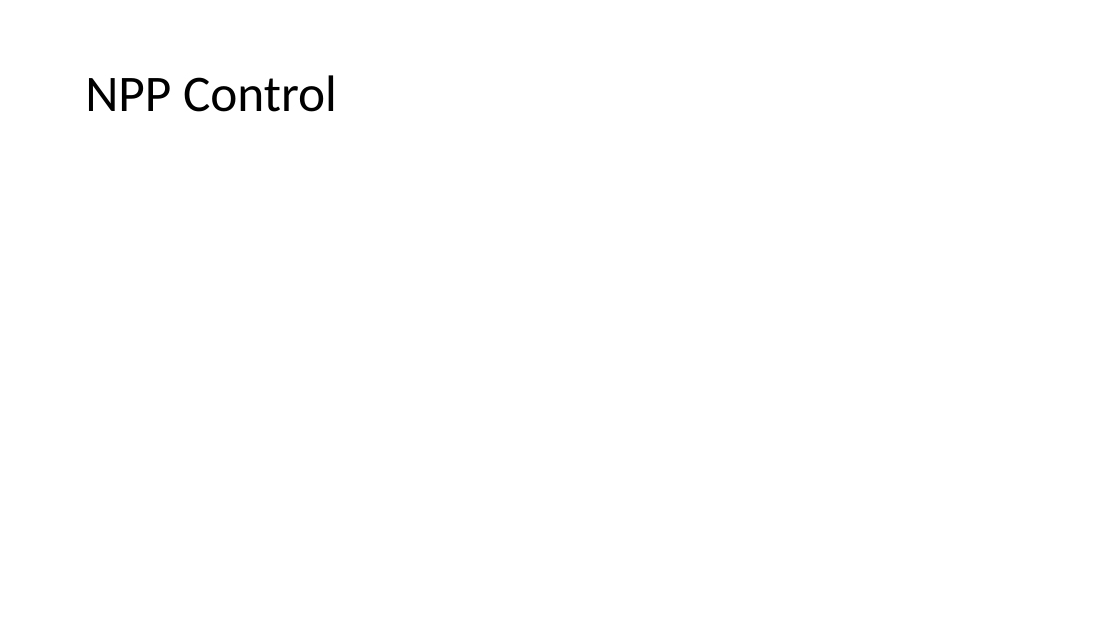
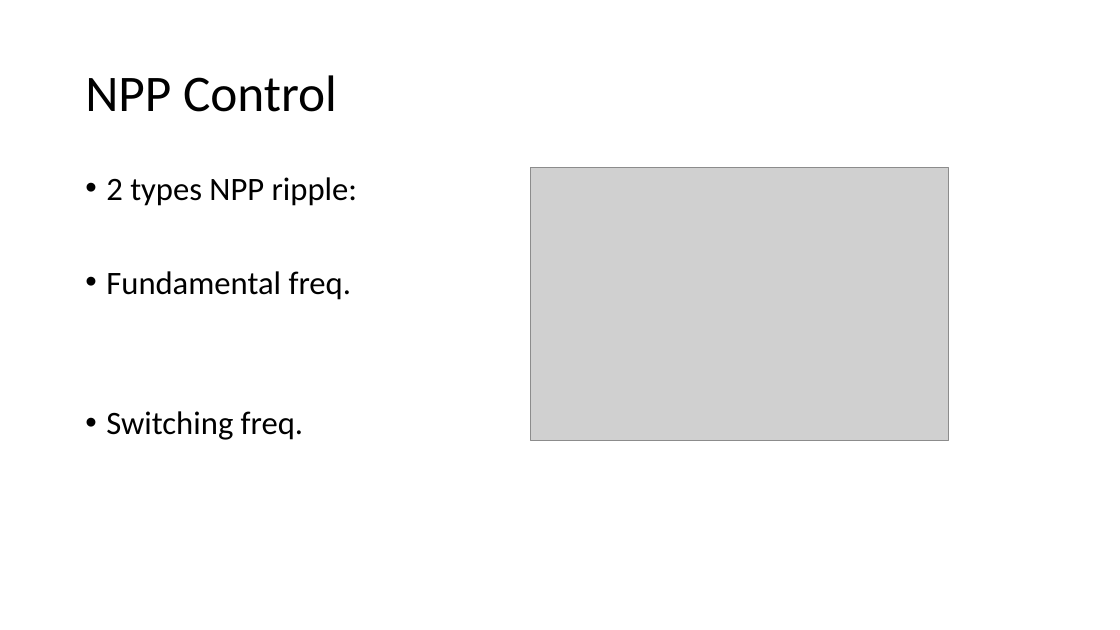
Before and after one commit to ahmetcan-akuz/Thesis, a slide deck: slide 13 of Reports/3-Level NPC Inverter Structure.pptx (slide 11 before the commit). Drawn at 1120x630 pixels with LibreOffice and Linux fonts; fonts in the diff are those of the drawing; grey boxes stand for pictures. Boxes give left, top, right and bottom in pixels: in the first picture for what was removed or moved away, otherwise in the second. Text is boxed around its words. In the diff, an @@ line names an element or a change of style, - is before the commit and + after.

```diff
--- a/Reports/3-Level NPC Inverter Structure.pptx
+++ b/Reports/3-Level NPC Inverter Structure.pptx
@@ text added at (x1=106, y1=177, x2=358, y2=440), 28 pt, text #000000 @@
+• 2 types NPP ripple:
+• Fundamental freq.
+• Switching freq.
@@ picture added at (x1=531, y1=168, x2=949, y2=441) @@
```
Also in this commit, not shown: 1 other slide changed, 2 slides added, 3 other files.
